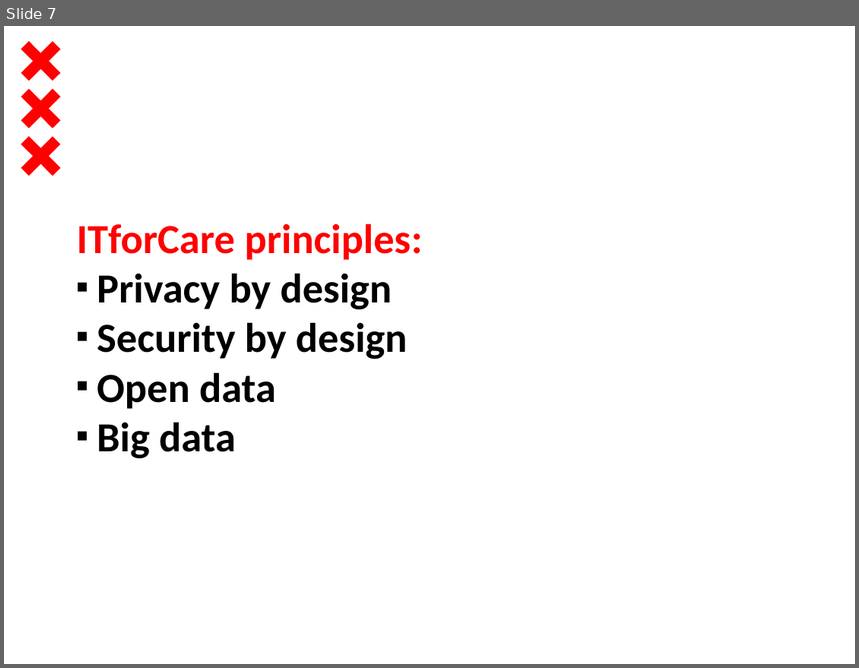
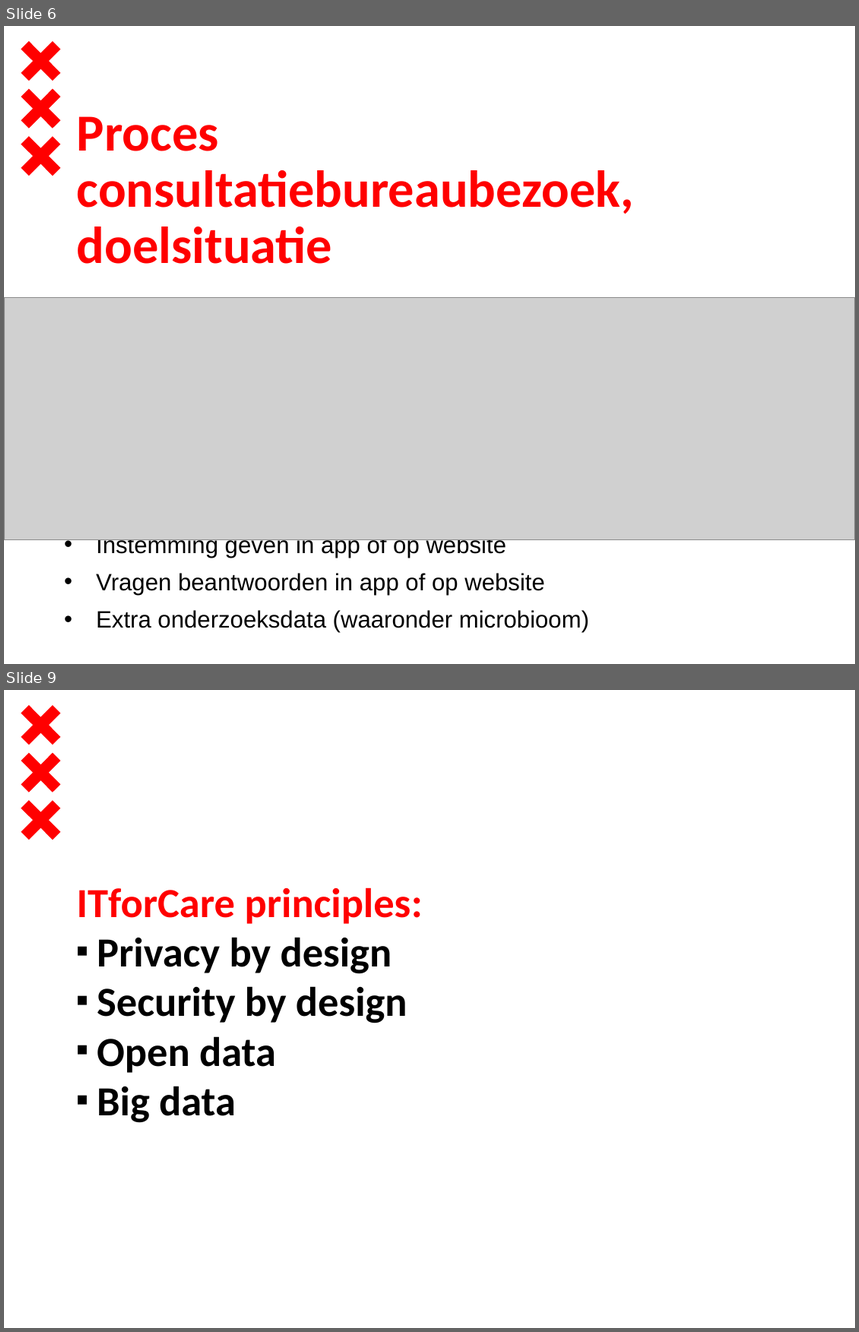
Before and after one commit to dt020/GGD, a slide deck: Architectuurcontext - Sarphati.pptx. Shown one above the other, each under a label of ours: slide 7 before the commit, slides 6 and 9 after it; the slides between them are not shown. The pictures are 859x668 and 859x1332 pixels, drawn with LibreOffice and Linux fonts; fonts in the diff are those of the drawing; grey boxes stand for pictures; background and template pictures are left out. Boxes give left, top, right and bottom in pixels: in the first picture for what was removed or moved away, otherwise in the second. Text is boxed around its words. In the diff, an @@ line names an element or a change of style, - is before the commit and + after.

Commit message:
Procesnamen en kleur van de Representation componentjes aangepast

```diff
--- a/Architectuurcontext - Sarphati.pptx
+++ b/Architectuurcontext - Sarphati.pptx
@@ slide 6 added at (x1=4, y1=26, x2=855, y2=664), background #FFFFFF; not listed: 3 template elements that a slide beside it also shows @@
@@ title added at (x1=77, y1=116, x2=634, y2=264), 44 pt, text #FF0000, bold @@
+Proces consultatiebureaubezoek, doelsituatie
@@ picture added at (x1=4, y1=297, x2=855, y2=540) @@
@@ subtitle added at (x1=96, y1=540, x2=589, y2=632), 20 pt, text #000000 @@
+• Instemming geven in app of op website
+• Vragen beantwoorden in app of op website
+• Extra onderzoeksdata (waaronder microbioom)
@@ what was slide 7 is now slide 9 @@
```
Also in this commit, not shown: 4 slides changed, 1 other slide added, 4 slides removed, 2 other files.
